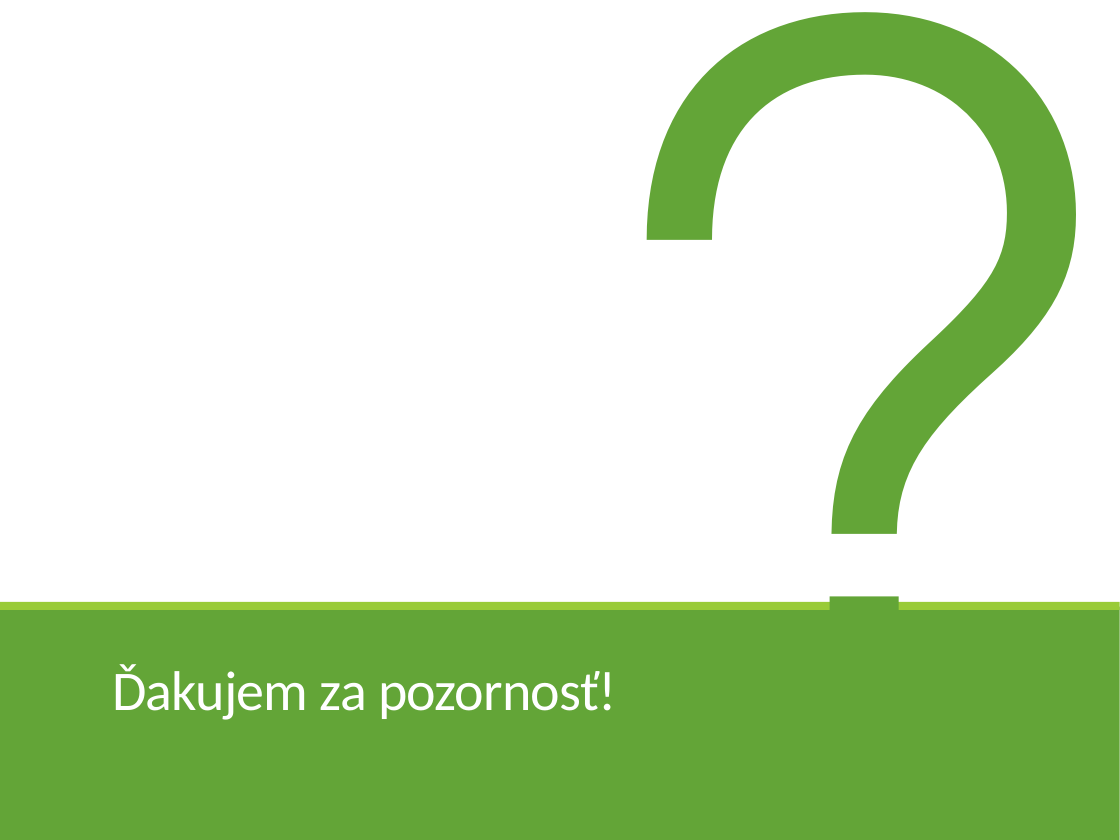
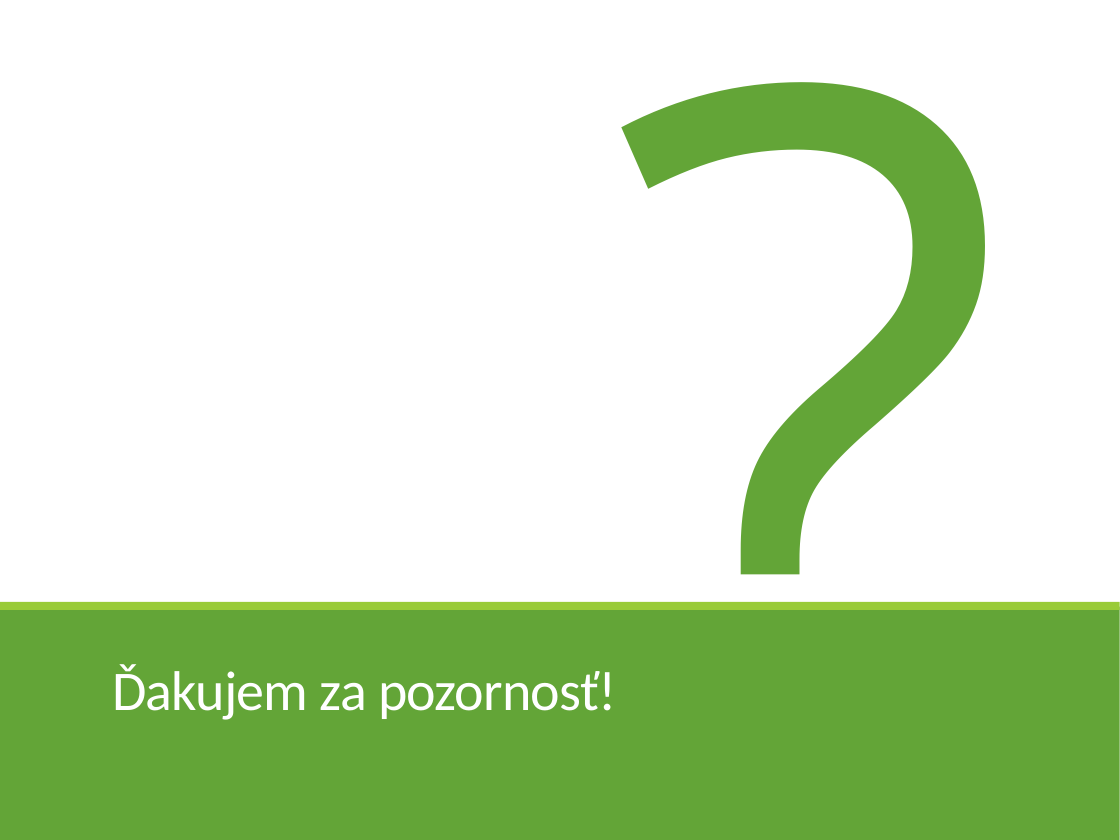
Before and after one commit to ppatrik/DiplomovaPraca, a slide deck: slide 17 of Prezentacie/prezentacia.pptx (slide 15 before the commit). Drawn at 1120x840 pixels with LibreOffice and Linux fonts; fonts in the diff are those of the drawing. Boxes give left, top, right and bottom in pixels: in the first picture for what was removed or moved away, otherwise in the second. Text is boxed around its words. In the diff, an @@ line names an element or a change of style, - is before the commit and + after.

```diff
--- a/Prezentacie/prezentacia.pptx
+++ b/Prezentacie/prezentacia.pptx
@@ text "?": place and size @@
-text "?" at bbox=[575, 0, 1120, 840]
+text "?" at bbox=[599, 0, 1098, 840]
@@ text "?" at bbox=[599, 0, 1098, 840]: font TeX Gyre Adventor to Open Sans @@
```
Also in this commit, not shown: 1 other slide changed, 4 slides added, 2 slides removed, 26 other files.
